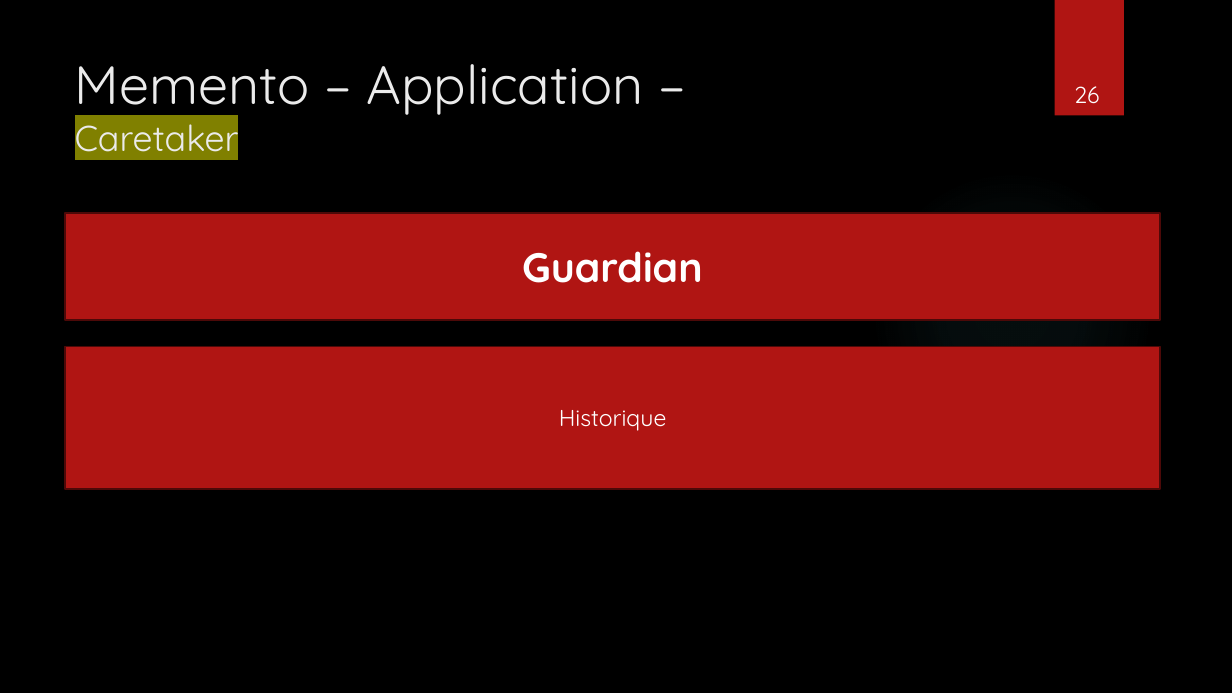
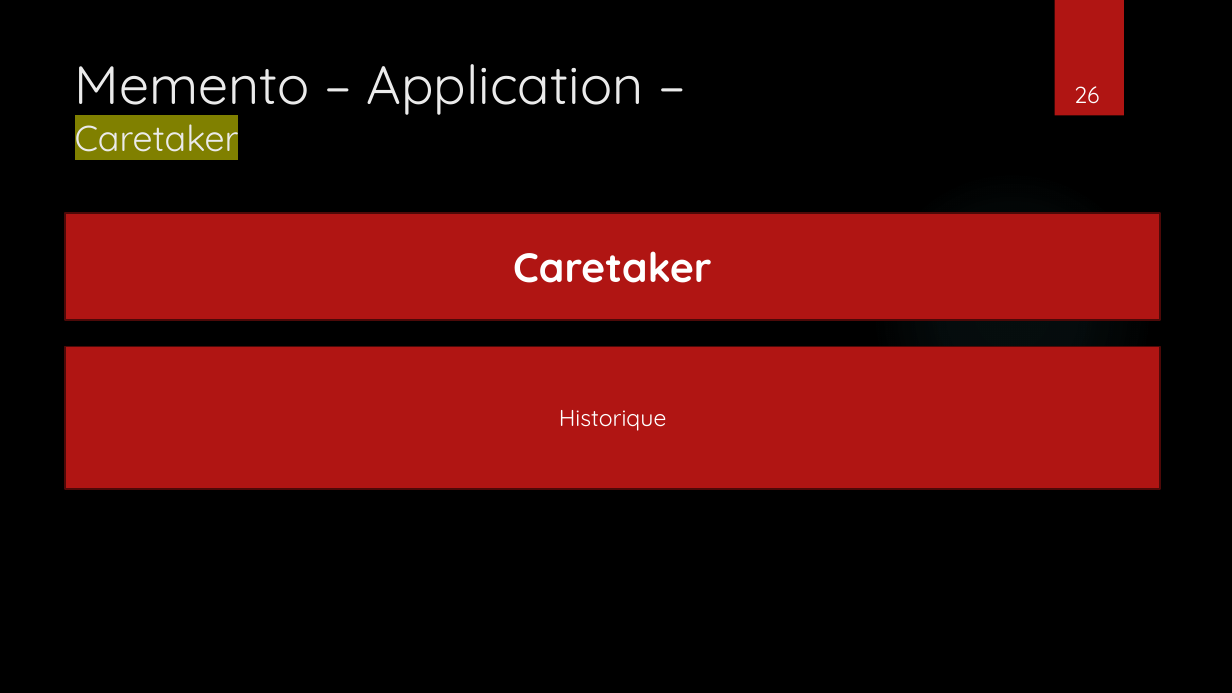
Before and after one commit to rbounatirou/ExemplePatternExpoCDA, a slide deck: slide 26 of PresentationPattern.pptx. Drawn at 1232x693 pixels with LibreOffice and Linux fonts; fonts in the diff are those of the drawing; background and template pictures are left out. Boxes give left, top, right and bottom in pixels: in the first picture for what was removed or moved away, otherwise in the second. Text is boxed around its words. In the diff, an @@ line names an element or a change of style, - is before the commit and + after.

Commit message:
update

```diff
--- a/PresentationPattern.pptx
+++ b/PresentationPattern.pptx
@@ text in rectangle at (x1=513, y1=251, x2=712, y2=283): text changed @@
-Guardian
+Caretaker
```
